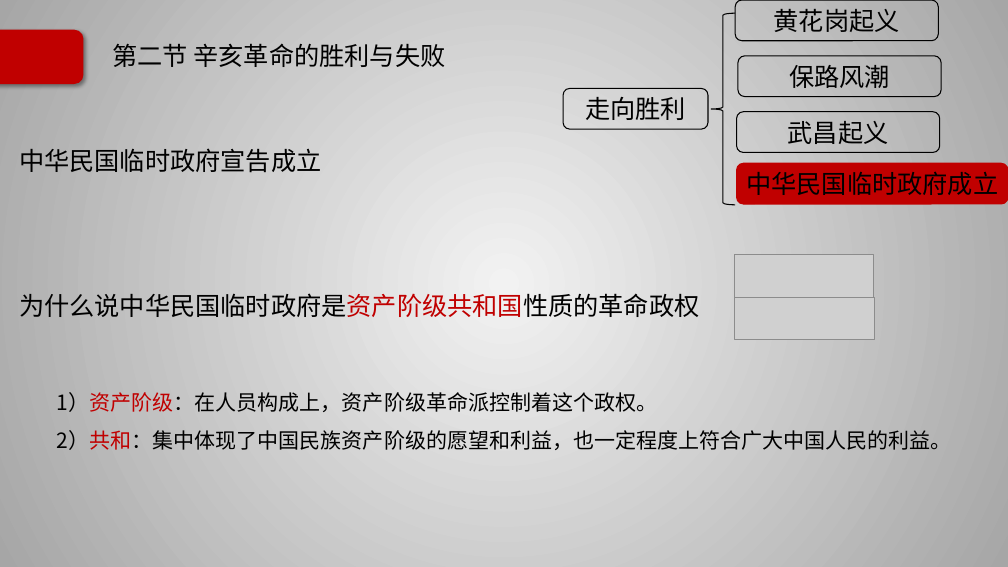
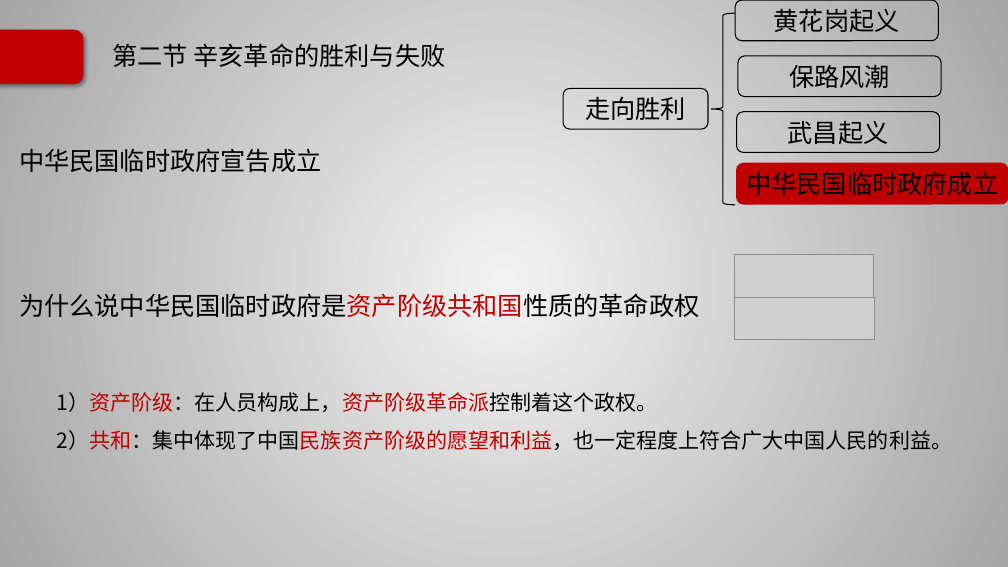
Before and after one commit to Call-me-zhy/tangtang, a slide deck: slide 57 of 5 中国近现代史纲要/课件/中国近现代史纲要精讲3.pptx. Drawn at 1008x567 pixels with LibreOffice and Linux fonts; fonts in the diff are those of the drawing; grey boxes stand for pictures; background and template pictures are left out. Boxes give left, top, right and bottom in pixels: in the first picture for what was removed or moved away, otherwise in the second. Text is boxed around its words. In the diff, an @@ line names an element or a change of style, - is before the commit and + after.

```diff
--- a/5 中国近现代史纲要/课件/中国近现代史纲要精讲3.pptx
+++ b/5 中国近现代史纲要/课件/中国近现代史纲要精讲3.pptx
@@ text at <box>57,392,952,450</box>: text colour #000000 to #C00000 in "1）资产阶级：在人员构成上，资产阶级革命派控制着这个政权。", "2）共和：集中体现了中国民族资产阶级的愿望和利益，也一定程度上符合广大中国人民的利益。" @@
```
Also in this commit, not shown: 11 other slides changed, 3 slides removed, 4 other files.
